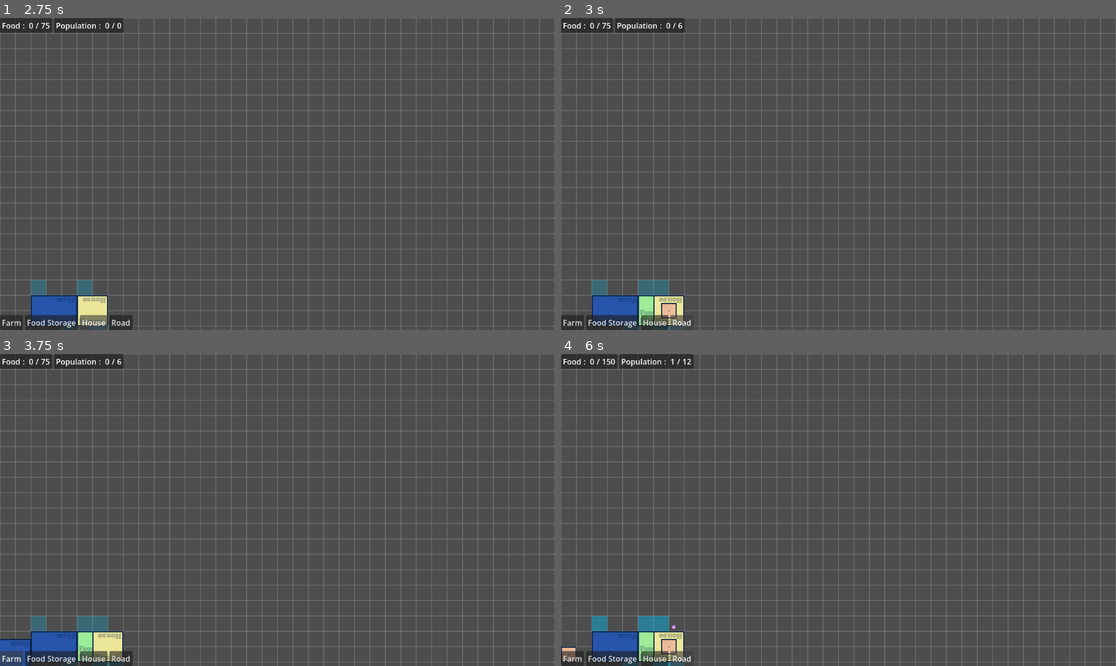
Above: before the commit, frames 1-4 (two rows, left to right).
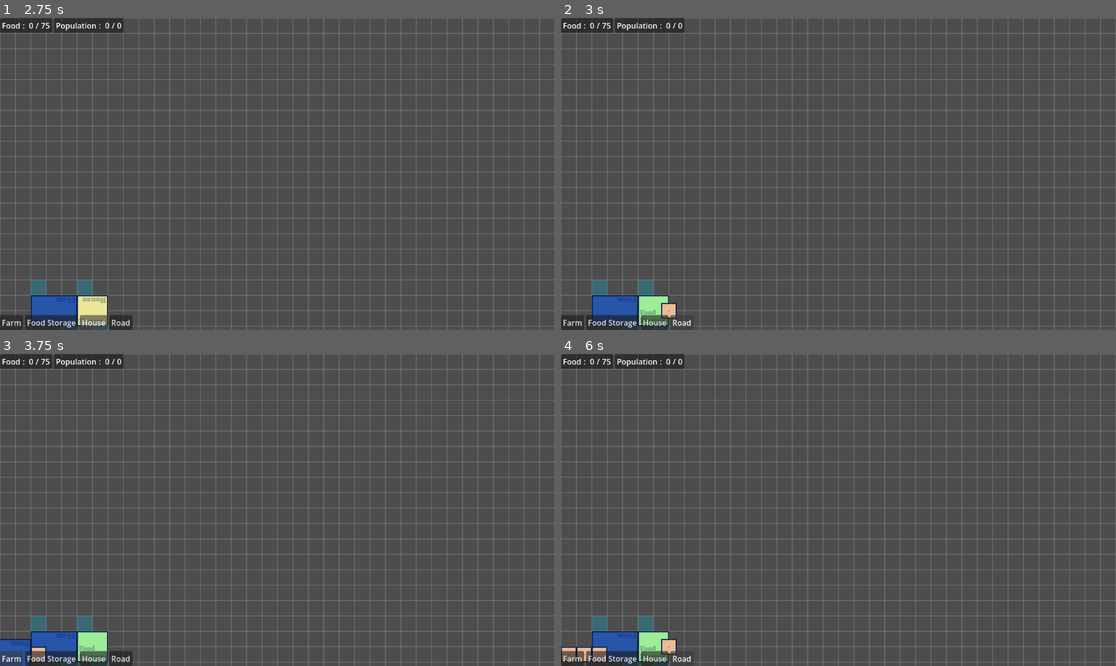
Above: after the commit, the same moments.

Repository: lacedon/western-town-sim
Game: Godot game, scene res://src/screens/game/game.tscn
Same seed, same stepped clock (60 frames per second), same inputs: the game is played once before the commit and once after it.
Inputs:
- Up to frame 1 (2.75 s): click "Farm" at 0.5 s; click "Food Storage" at 1.25 s; click "House" at 2 s
- Up to frame 2 (3 s): click "Road" at 2.75 s
- Up to frame 3 (3.75 s): click "Farm" at 3.5 s
- Up to frame 4 (6 s): click "Food Storage" at 4.25 s; click "House" at 5 s; click "Road" at 5.75 s

Frame 1 is identical in both runs. In frame 2, 0.5% of the frame differs, in the area x 16-23%, y 1-100%; in frame 3, 0.7%; in frame 4, 1.3%, in the area x 2-24%, y 0-100%.

Commit message:
Fix error in logs

Diff:
--- a/src/components/building/building.gd
+++ b/src/components/building/building.gd
@@ -83,7 +83,7 @@
 
   area2d.show()
   area2d.monitorable = mode == BuildingMode.placed
-  area2d.monitoring = mode == BuildingMode.planing
+  area2d.monitoring = mode == BuildingMode.planing || mode == BuildingMode.builder
 
 func _resetBuilding() -> void:
   sprite.texture = null
